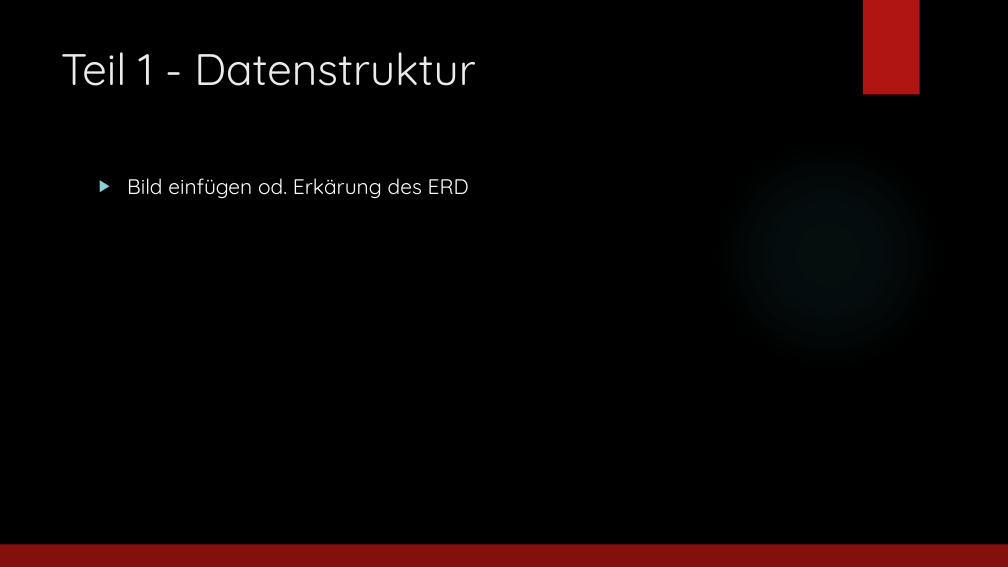
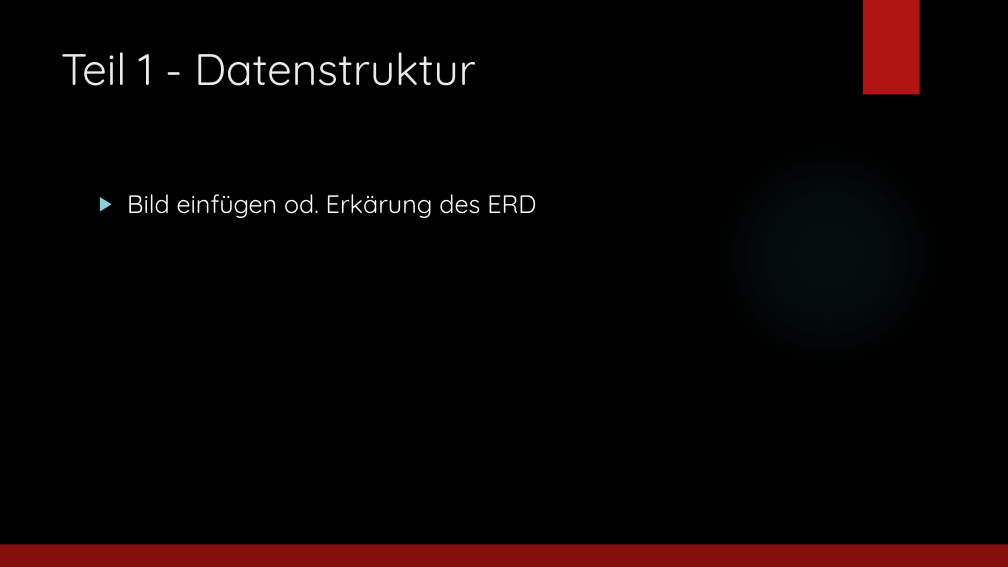
Before and after one commit to jfuerlinger/htl-da-2021_22-feedback-app, a slide deck: slide 7 of Praesentation/Praesentation_Diplomarbeit_FeedbackApp.pptx. Drawn at 1008x567 pixels with LibreOffice and Linux fonts; fonts in the diff are those of the drawing; background and template pictures are left out. Boxes give left, top, right and bottom in pixels: in the first picture for what was removed or moved away, otherwise in the second. Text is boxed around its words. In the diff, an @@ line names an element or a change of style, - is before the commit and + after.

```diff
--- a/Praesentation/Praesentation_Diplomarbeit_FeedbackApp.pptx
+++ b/Praesentation/Praesentation_Diplomarbeit_FeedbackApp.pptx
@@ text "Bild einfügen od. Erkärung des ..." at box(127, 194, 536, 218): size 20 to 24 pt; line spacing 1 to 1.5 @@
```
Also in this commit, not shown: 2 other slides changed.
